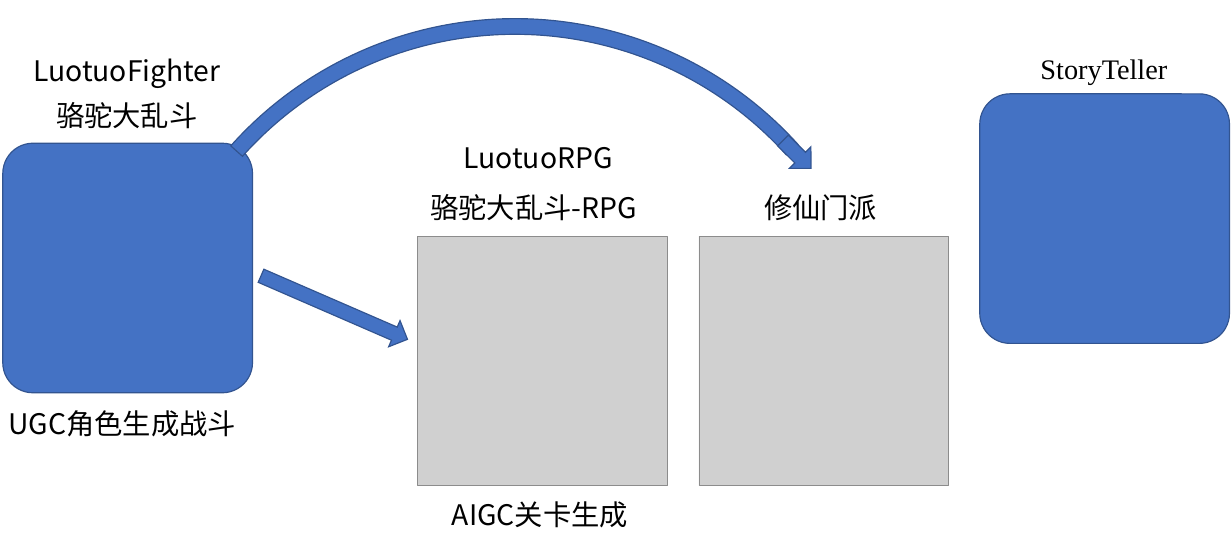
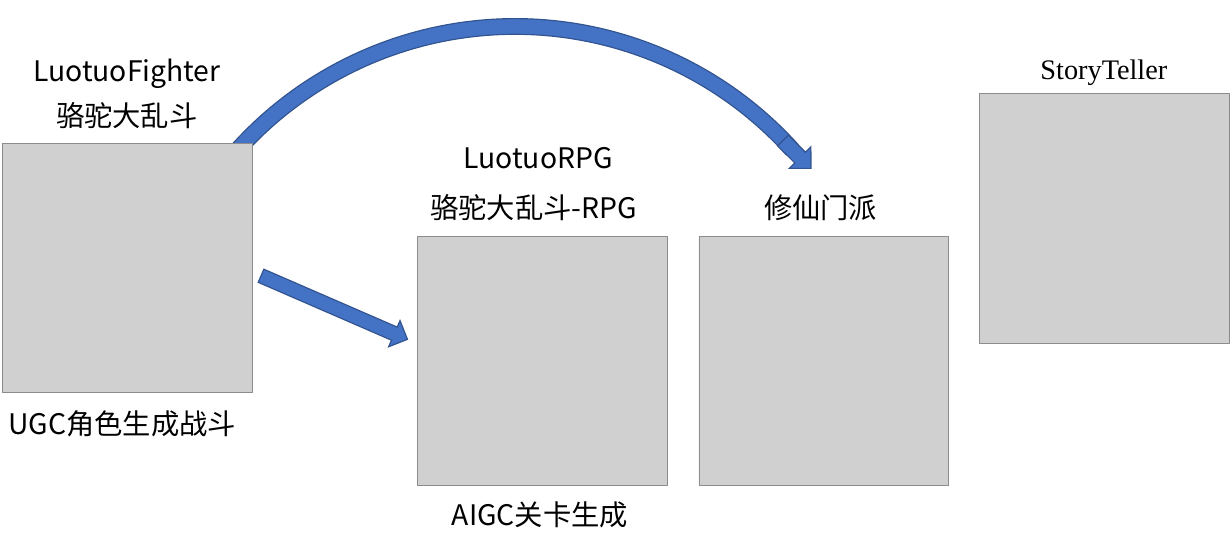
Before and after one commit to LC1332/Luotuo-Fighter, a slide deck: slide 1 of figures/FeatureList.pptx. Drawn at 1232x536 pixels with LibreOffice and Linux fonts; fonts in the diff are those of the drawing; grey boxes stand for pictures. Boxes give left, top, right and bottom in pixels: in the first picture for what was removed or moved away, otherwise in the second. Text is boxed around its words. In the diff, an @@ line names an element or a change of style, - is before the commit and + after.

```diff
--- a/figures/FeatureList.pptx
+++ b/figures/FeatureList.pptx
@@ rounded rectangle removed at bbox=[979, 94, 1229, 344] @@
@@ picture added at bbox=[979, 94, 1229, 344] @@
@@ rounded rectangle removed at bbox=[3, 143, 252, 393] @@
@@ picture added at bbox=[3, 143, 252, 393] @@
```
Also in this commit, not shown: 1 other file.
